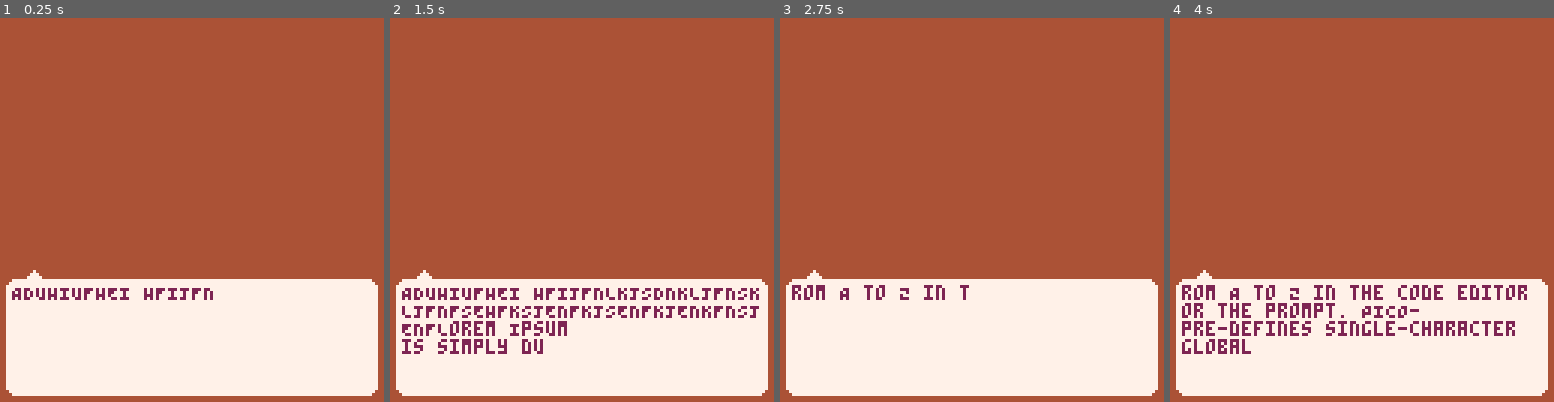
Above: before the commit, frames 1-4 (left to right).
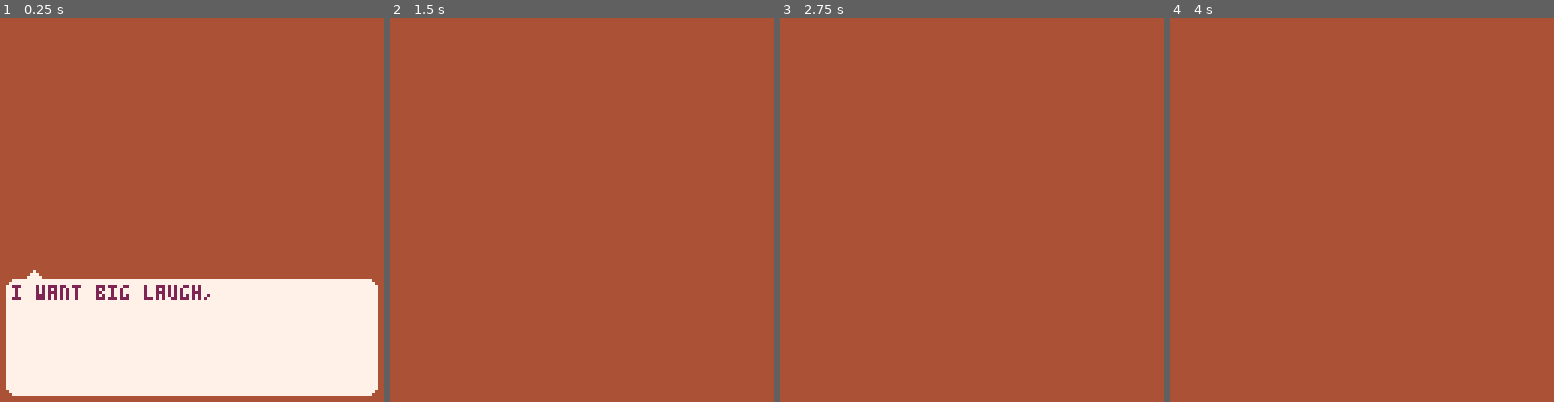
Above: after the commit, the same moments.

Repository: Alfie-Edwards/game-boys
Game: PICO-8 cartridge game.p8
Same seed, same stepped clock (60 frames per second), same inputs: the game is played once before the commit and once after it.
Inputs:
- Up to frame 1 (0.25 s): no input
- Up to frame 2 (1.5 s): tap X (X key) at 0.33, 1.07 s; tap O (Z key) at 0.7 s
- Up to frame 3 (2.75 s): tap O (Z key) at 1.7, 2.1, 2.5 s; tap X (X key) at 1.85 s
- Up to frame 4 (4 s): tap O (Z key) at 2.9, 3.3, 3.7 s; tap X (X key) at 2.97 s

The runs differ from the first frame. In frame 1, 0.8% of the frame differs, in the area x 3-56%, y 69-74%; in frame 2, 29%, in the area x 1-99%, y 65-99%; in frame 3, 29%; in frame 4, 29%.

Commit message:
Remove dummy text

Diff:
--- a/game.p8
+++ b/game.p8
@@ -4,9 +4,6 @@
 __lua__
 
 #include people.lua
-
-max_line_len = 30
-max_lines = 6
 
 lost = false
 
@@ -51,8 +48,6 @@
 			fun = 1,
 			length = 1,
 	})
-
-    say({wrap("ADUHIUFHEI HFIJFNLKJSDNKLJFNSKLJFNFSEHFKSJENFKJSENFKJENKFNSJENF Lorem Ipsum \nis simply dummy text of the printing and typesetting industry."), wrap("rom A to Z in the code editor or the prompt. PICO- pre-defines single-character global variables with names R, O, and X  ar .")})
 end
 
 function _update60()
@@ -143,40 +138,10 @@
     end
 end
 
-function wrap(text)
-    local lines = {}
-    for _, para in ipairs(split(text, "\n")) do
-        add(lines, "")
-        for _, word in ipairs(split(para, " ")) do
-            if (#lines[#lines] + #word + 1) > max_line_len then
-                if #word > max_line_len then
-                    local i = max_line_len - #lines[#lines]
-                    lines[#lines] = lines[#lines]..sub(word, 1, i).." "
-                    i += 1
-                    while i <= #word do
-                        add(lines, sub(word, i, i + max_line_len - 1))
-                        i += max_line_len
-                    end
-                else
-                    add(lines, word.." ")
-                end
-            else
-                lines[#lines] = lines[#lines]..word.." "
-            end
-        end
+function say(paras)
+    if type(paras) == "string" then
+        paras = {paras}
     end
-    local result = ""
-    for i, line in ipairs(lines) do
-        if i > 1 then
-            result = result.."\n"
-        end
-        result = result..line
-    end
-    assert(#lines <= max_lines)
-    return result
-end
-
-function say(paras)
     saying = {
         char = 1,
         para = 1,
@@ -198,8 +163,8 @@
 end
 
 function lose()
-	printh("lose!!!!!!!!!!!!!!!!!!")
-	printh("your score was "..score)
+	say("lose!!!!!!!!!!!!!!!!!!")
+	say("your score was "..score)
 	lost = true
 end
 
@@ -208,21 +173,21 @@
 end
 
 function show_person(face_idx, skin_tone, name)
-	print("set person to "..name..", idx "..face_idx..", skin tone "..skin_tone)
+	say("set person to "..name..", idx "..face_idx..", skin tone "..skin_tone)
 end
 
 function show_initial_prompt(prompt, initial_laugh)
-	print("initial: "..prompt)
+	say(prompt)
 	play_laugh(initial_laugh)
 end
 
 function show_adjustment_prompt(prompt, chosen_laugh)
-	print("adjustment: "..prompt)
+	say(prompt)
 	play_laugh(chosen_laugh)
 end
 
 function show_accepted(text, correct_laugh)
-	print(text)
+	say(text)
 	play_laugh(correct_laugh)
 end
 
--- a/people.lua
+++ b/people.lua
@@ -1,3 +1,38 @@
+max_line_len = 30
+max_lines = 6
+function wrap(text)
+    local lines = {}
+    for _, para in ipairs(split(text, "\n")) do
+        add(lines, "")
+        for _, word in ipairs(split(para, " ")) do
+            if (#lines[#lines] + #word + 1) > max_line_len then
+                if #word > max_line_len then
+                    local i = max_line_len - #lines[#lines]
+                    lines[#lines] = lines[#lines]..sub(word, 1, i).." "
+                    i += 1
+                    while i <= #word do
+                        add(lines, sub(word, i, i + max_line_len - 1))
+                        i += max_line_len
+                    end
+                else
+                    add(lines, word.." ")
+                end
+            else
+                lines[#lines] = lines[#lines]..word.." "
+            end
+        end
+    end
+    local result = ""
+    for i, line in ipairs(lines) do
+        if i > 1 then
+            result = result.."\n"
+        end
+        result = result..line
+    end
+    assert(#lines <= max_lines)
+    return result
+end
+
 -- setup -----------------------
 people = {
 	{
@@ -16,13 +51,13 @@
 			fun = 1,
 			length = 1,
 		},
-		initial_prompt = "i want big laugh, yes, very big",
+		initial_prompt = wrap("i want big laugh, yes, very big"),
 		adjustment_prompts = {
 			pitch = {
-				less = "i hate high-pitched laughs!!!!",
+				less = wrap("i hate high-pitched laughs!!!!"),
 			},
 		},
-		acceptance_text = "wow so funny!!! thx bby",
+		acceptance_text = wrap("wow so funny!!! thx bby"),
 	},
 }
 
